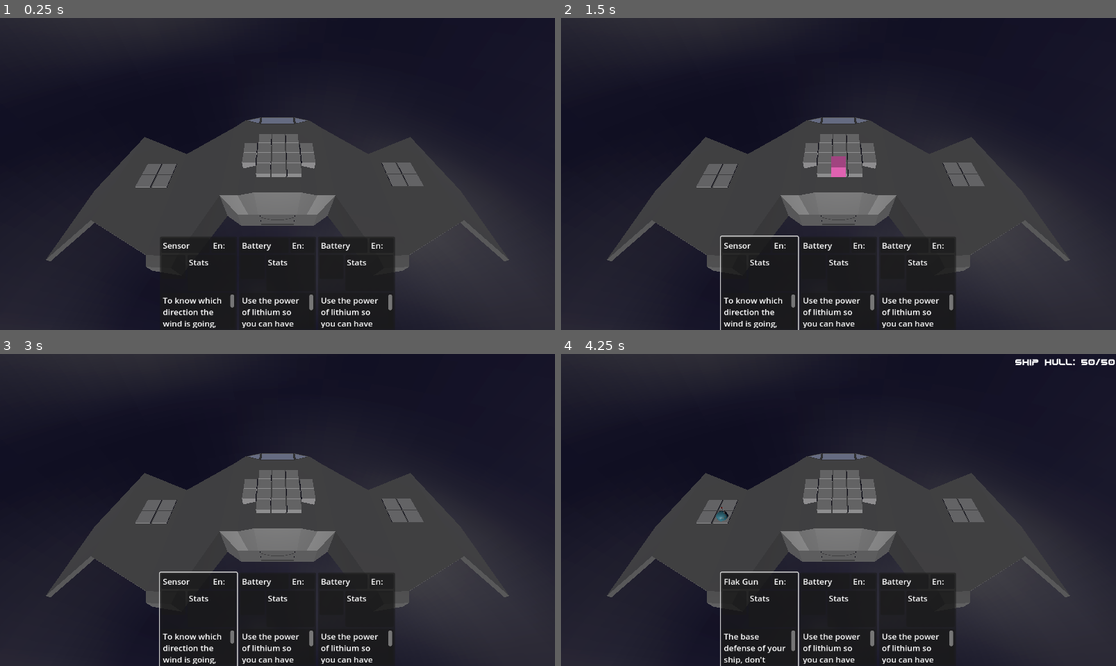
Above: before the commit, frames 1-4 (two rows, left to right).
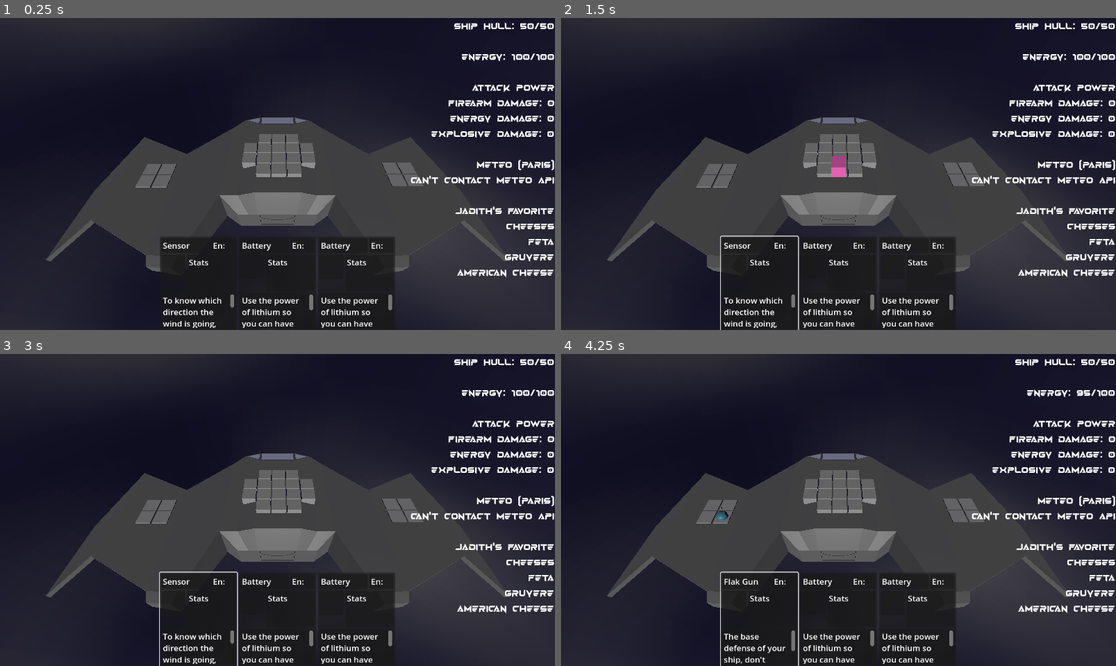
Above: after the commit, the same moments.

Repository: Xwilarg/LudumDare54
Game: Godot game, scene res://Scenes/Main.tscn
Two runs of this game, one before a commit and one after it. Both use one fixed random seed, a clock stepped at 60 frames per second and the inputs below. Video files are missing from this copy of the repository; at most half a second of black plays in their place.
Inputs (mouse positions are in pixels of both pictures, inside the frame that each line leads up to):
- Up to frame 1 (0.25 s): no input
- Up to frame 2 (1.5 s): click (760, 283) at 0.52 s; click (760, 283) at 1.27 s
- Up to frame 3 (3 s): click (199, 619) at 2.02 s; tap Enter at 2.75 s; move the mouse to (399, 494) at 2.77 s; click (399, 494) at 2.92 s
- Up to frame 4 (4.25 s): tap Space at 3.5 s; move the mouse to (727, 525) at 3.52 s; click (727, 525) at 3.67 s

The runs differ from the first frame. In frame 1, 2.8% of the frame differs, in the area x 73-100%, y 1-84%; in frame 2, 2.8%; in frame 3, 2.8%; in frame 4, 2.5%.
Error in both runs: Invalid access to property or key 'current_weather' on a base object of type 'Nil'. (res://Scripts/GameManager.gd:40)

Commit message:
Fix UI

Diff:
--- a/Scenes/Main.tscn
+++ b/Scenes/Main.tscn
@@ -107,9 +107,12 @@
 
 [node name="NbAsteroids" type="RichTextLabel" parent="UI"]
 layout_mode = 1
-anchors_preset = 10
+anchors_preset = -1
+anchor_left = 0.732
 anchor_right = 1.0
-offset_bottom = 163.0
+anchor_bottom = 0.037
+offset_left = -0.264038
+offset_bottom = 556.024
 grow_horizontal = 2
 theme_override_fonts/normal_font = ExtResource("3_m0x2s")
 bbcode_enabled = true
--- a/Scripts/GameManager.gd
+++ b/Scripts/GameManager.gd
@@ -37,7 +37,7 @@
 
 func on_meteo_completed(result, response_code, headers, body):
 	var json = JSON.parse_string(body.get_string_from_utf8())
-	meteo = tr("TEMPERATURE") + tr("COLON") + "\n" + str(json["current_weather"]["temperature"]) + json["current_weather_units"]["temperature"] + "\n"
+	meteo = tr("TEMPERATURE") + tr("COLON") + " " + str(json["current_weather"]["temperature"]) + json["current_weather_units"]["temperature"] + "\n"
 	meteo += tr("WIND_SPEED") + tr("COLON") + " " + str(json["current_weather"]["windspeed"]) + json["current_weather_units"]["windspeed"]
 	print("[GM] Meteo loaded: " + meteo)
 
@@ -67,7 +67,7 @@
 			hintObject.global_position = result.position
 
 	# update UI
-	var info_level = CardManager.sum(CardManager.get_effect("SEN"))
+	var info_level = 5# CardManager.sum(CardManager.get_effect("SEN"))
 	var text = ""
 
 	if info_level > 0: # Ship HP
@@ -81,17 +81,17 @@
 		text += tr("ENERGY") + tr("COLON") + " " + str(CardManager._energy_max - CardManager._energy_used) + "/" + str(CardManager._energy_max) + "\n\n"
 
 	if info_level > 2: # Attack power
-		text += tr("ATTACK_POWER") + tr("COLON") + "\n"
+		text += tr("ATTACK_POWER") + "\n"
 		text += tr("GRN_DMG") + tr("COLON") + " " + str(CardManager.sum(CardManager.get_effect("ATK_GRN"))) + "\n"
 		text += tr("BLU_DMG") + tr("COLON") + " " + str(CardManager.sum(CardManager.get_effect("ATK_BLU"))) + "\n"
 		text += tr("RED_DMG") + tr("COLON") + " " + str(CardManager.sum(CardManager.get_effect("ATK_RED")))
 		text += "\n\n"
 
 	if info_level > 3:
-		text += tr("METEO") + tr("COLON") + "\n" + meteo + "\n\n"
+		text += tr("METEO") + "\n" + meteo + "\n\n"
 
 	if info_level > 4:
-		text += tr("FAVORITE_CHEESE") + tr("COLON") + " " + tr("FETA") + ", " + tr("GRUYERE") + ", " + tr("AMERICAN_CHEESE") + "\n\n"
+		text += tr("FAVORITE_CHEESE") + "\n" + tr("FETA") + "\n" + tr("GRUYERE") + "\n" + tr("AMERICAN_CHEESE") + "\n\n"
 
 	#var asteroids = get_node("/root/Root/AsteroidManager").get_all_asteroids()
 	#var asteroids_text = "Asteroids: " + str(len(asteroids))
--- a/Translations/text.csv
+++ b/Translations/text.csv
@@ -34,7 +34,7 @@
 ATTACK_POWER;Attack Power;Puissance de feu
 COLON;:; :
 
-METEO;Meteo;Météo
+METEO;Meteo (Paris);Météo (Paris)
 TEMPERATURE;Temperature;Température
 WIND_SPEED;Wind Speed;Vitesse du vent
 
